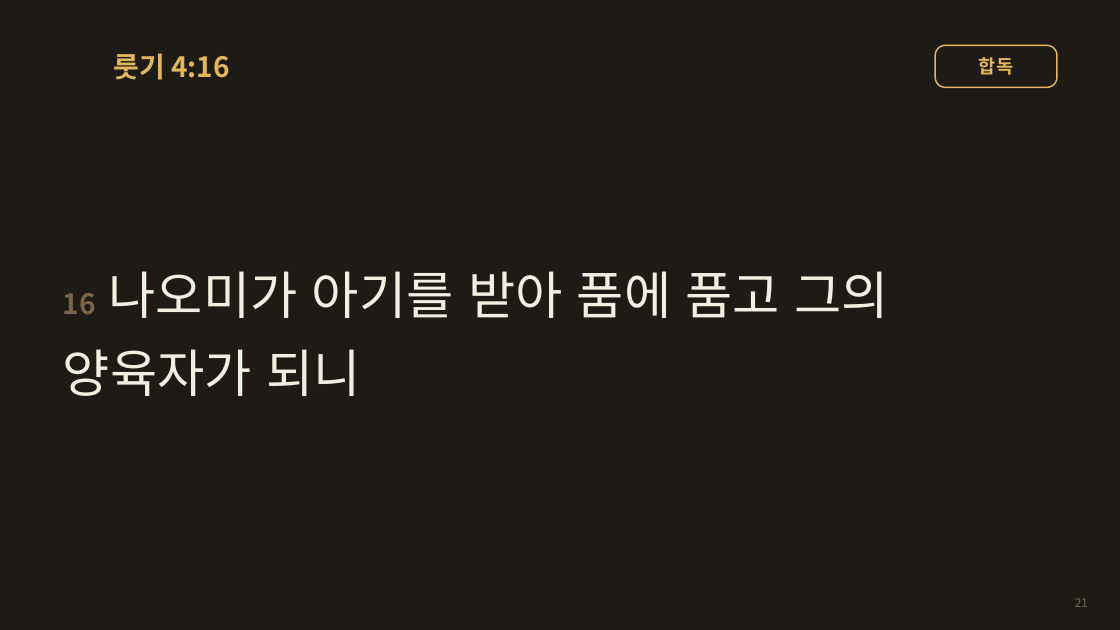
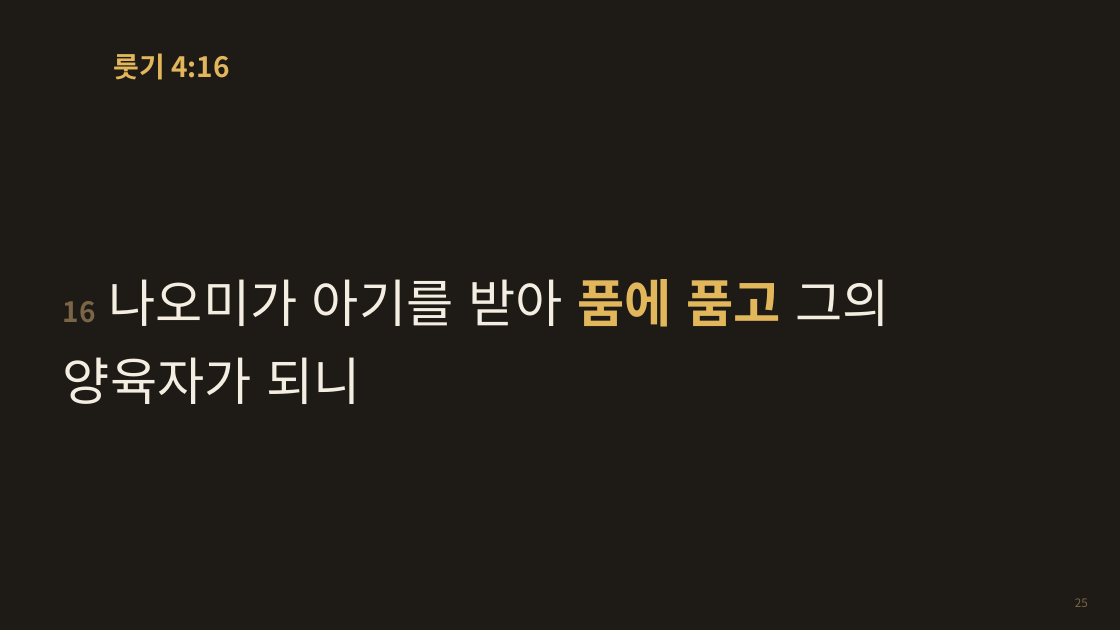
Before and after one commit to chleesarang/cys-terminal-javis, a slide deck: slide 25 of docs/sermons/ruth-naomi-hapdok.pptx (slide 21 before the commit). Drawn at 1120x630 pixels with LibreOffice and Linux fonts; fonts in the diff are those of the drawing; background and template pictures are left out. Boxes give left, top, right and bottom in pixels: in the first picture for what was removed or moved away, otherwise in the second. Text is boxed around its words. In the diff, an @@ line names an element or a change of style, - is before the commit and + after.

```diff
--- a/docs/sermons/ruth-naomi-hapdok.pptx
+++ b/docs/sermons/ruth-naomi-hapdok.pptx
@@ rounded rectangle removed at bbox=[935, 45, 1057, 87] @@
-합독
@@ text at bbox=[63, 279, 889, 327]: text colour #F4EDE1 to #E2B65A, bold on in "품에 품고" @@
@@ page number at bbox=[1075, 598, 1088, 607]: text changed @@
-21
+25
```
Also in this commit, not shown: 37 other slides changed, 7 slides added, 2 slides removed, 2 other files.
